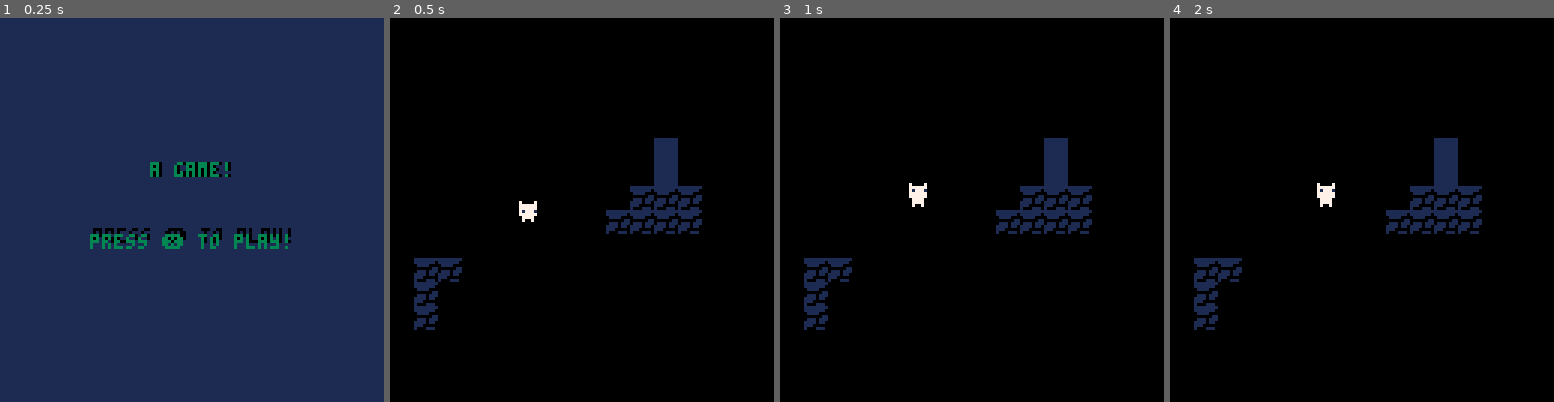
Above: before the commit, frames 1-4 (left to right).
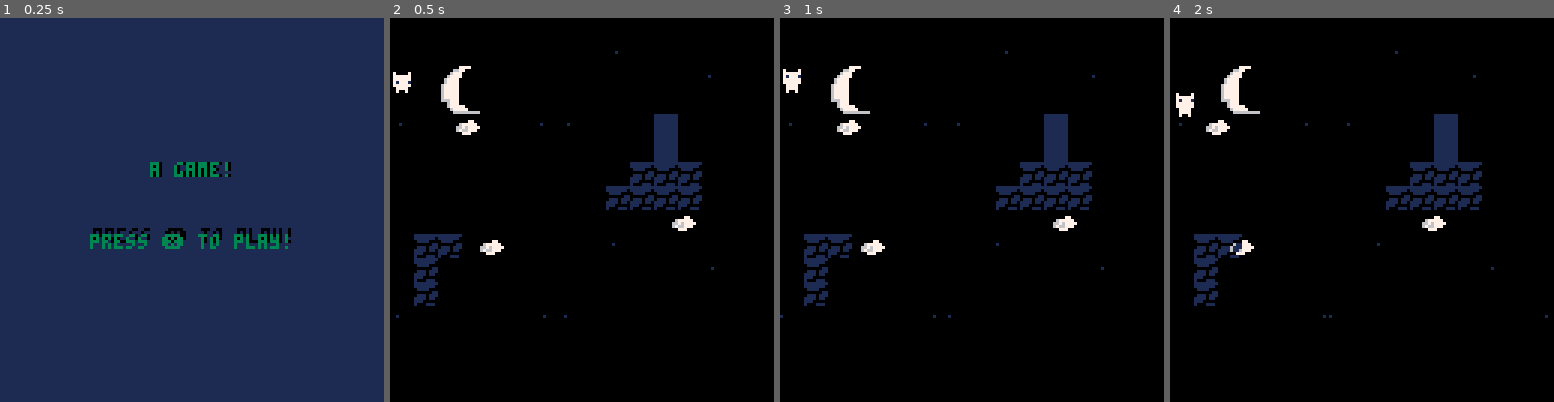
Above: after the commit, the same moments.

Repository: aadhyap/GBJam14
Game: PICO-8 cartridge platformer-game.p8
The game is run twice, just before and just after one commit, with the same random seed, the same clock (stepped at 60 frames per second) and the same inputs.
Inputs:
- Up to frame 1 (0.25 s): no input
- Up to frame 2 (0.5 s): tap X (X key) at 0.33 s
- Up to frame 3 (1 s): tap O (Z key) at 0.7 s
- Up to frame 4 (2 s): tap X (X key) at 1.07, 1.85 s; hold Right from 1.6 s (still down); tap O (Z key) at 1.7 s

Frame 1 is identical in both runs. In frame 2, 4.6% of the frame differs, in the area x 0-85%, y 8-82%; in frame 3, 4.7%; in frame 4, 4.6%.

Commit message:
parallaxing and start of working on resetting player if off screen

Diff:
--- a/platformer-game.p8
+++ b/platformer-game.p8
@@ -3,14 +3,12 @@
 __lua__
 --init file
 function _init()
---	intro()
+--intro()
 	state = "menu"
-	--intro()
 
 end
 
 function _update()
-
 	if state == "menu" then
 		menu_update()
 	end
@@ -41,86 +38,104 @@
 end
 
 function menu_draw()
---clear screen with blue
-cls(1)
-
---title + shadow
-print("a game!", 51, 48, 0)
-print("a game!", 50, 48, 3)
-
-
---instructions + shadow
-print("press ❎ to play!", 31,
-70,0)
-print("press ❎ to play!", 30,
-72,3)
+	--clear screen with blue
+	cls(1)
+	--title + shadow
+	print("a game!", 51, 48, 0)
+	print("a game!", 50, 48, 3)
+
+	--instructions + shadow
+	print("press ❎ to play!", 31,
+	70,0)
+	print("press ❎ to play!", 30,
+	72,3)
 
 end
 -->8
 -- main functions
 
 function game_init()
-	--import_lvl_data(lvl_strs[1])
-
-
 --location of levels on map
 	levels = {
-	{0,0,"x1"},
-	{21,0,"x2"}
+	{0,17,"x1"},
+	{18,17,"x2"}
 	}
 
 --level struct
 	level = {
 		x = 0,
-		y = 0,
+		y = 17,
 		name = "x1"
 	}
 
 --level number
 	levelnum = 1
-	init_player(42,60)
+	init_player(0,17)
 	map_x = 0
-	map_y = 0
-
+	map_y = 17
+
+--light vs dark
 	light_tile = 81
 	dark_tile = 65
 	none = 68
 	light = true
-
+	init_parallax()
 end
 
 function game_update()
 
-		update_player()
-
-		if btnp(❎) then
-		-- switch
-			if light then
-				set_all1(light_tile,dark_tile)
-				light = false
-			else
-				set_all1(dark_tile,light_tile)
-				light = true
-			end
-		end
-
---camer update-------------
-		cx = ((p.x-64)+(cx*9)) /10
-		if (cx < 0 ) cx = 0
+	update_player()
+	update_parallax()
+	if btnp(❎) then
+	-- switch
+		if light then
+			set_all1(light_tile,dark_tile)
+			light = false
+		else
+			set_all1(dark_tile,light_tile)
+			light = true
+		end
+	end
+
+--camera update-------------
+	cx = ((p.x-64)+(cx*9)) /10
+	if (cx < 0 ) cx = 0
 
 --completed level----------
-		if level_finished(p.x+7,p.y) then
-			next_level()
-		end
+	if level_finished(p.x+7,p.y) then
+		sfx(6)
+		next_level()
+	end
+
+--if player off screen
+--reset player
+
+	if p.x > level.x + 16 or
+	p.x < level.x or
+	p.y > level.y + 16 or
+	p.y < level.y -3 then
+
+	p.x = level.x
+	p.y = level.y
+	--draw_player()
+
+
+	end
+
+
 end
 
 
 function game_draw()
 	cls()
+ rectfill(0,0,128,128,0)
+ map(0,0,0,-64,16,16)
+ map(0,0,0,64,16,16)
+ draw_parallax()
+
 	camera(cx,cy)
 	map(map_x,map_y)
 	draw_player()
-
 
 	if mode=="levelover" then
 -- draw_levelover() - dont need
@@ -297,38 +310,23 @@
 function next_level()
 
 	levelnum +=1
-
-
-
 	if levelnum > 2 then
-
 	-- endgame
-
 	else
 --update to next level------
 		sfx(6)
-
-		--import_lvl_data(lvl_strs[levelnum])
+		level.x = levels[levelnum][1]
+		level.y = levels[levelnum][2]
+		level.name = levels[levelnum][3]
+
 		p.x = level.x
 		p.y = level.y
-
+		map_x = level.x
+		map_y = level.y
 	end
 end
 
 --collision checks----------
-function coldark(x,y)
-		for i = 1, count(dark)-1 do
-			darkblock = dark[i]
-	 	if dark[i][1] == x then
-	 			if dark[i][2] == y then
-	 				sfx(6)
-	 				return true
-	 			end
-	 		end
-		end
-		return false
-end
-
 function col(x,y)
 		return fget(
 			mget(map_x + x/8, map_y + y/8),0
@@ -337,24 +335,24 @@
 
 --level finished flag check---
 function level_finished(x,y)
+
 	return fget(
-		mget(x/8, y/8),1
+		mget(map_x + x/8, map_y + y/8),2
 	)
 end
 
 function set_all1(old,new)
-    for y = 0,15 do
-        for x = 0,15 do
-            if mget(x,y) == none then
-                mset(x,y,new)
-            end
-
-            if mget(x,y) == old then
-                mset(x,y,none)
-
-            end
-        end
-    end
+	for y = level.y,level.y +15 do
+  for x = level.x,level.x+15 do
+   if mget(x,y) == none then
+      mset(x,y,new)
+   end
+
+   if mget(x,y) == old then
+      mset(x,y,none)
+   end
+  end
+	end
 end
 
 
@@ -394,72 +392,76 @@
 
 end
 -->8
-…(66 lines of a section not shown)…
+--parallax
+function init_parallax()
+ --tables to hold map pieces
+ map_bg={} --bg layer 1
+ map_mg={} --mg layer 2
+ map_fg={} --fg layer 3
+ for i=0,1 do
+   spawn_map(i*128,0,1)
+   spawn_map(i*128,0,2)
+   spawn_map(i*128,0,3)
+ end
+end
+function update_parallax()
+ foreach(map_bg,update_map)
+ foreach(map_mg,update_map)
+ foreach(map_fg,update_map)
+end
+
+function draw_parallax()
+ foreach(map_bg,draw_map)
+ foreach(map_mg,draw_map)
+ foreach(map_fg,draw_map)
+end
+
+function update_map(m)
+ m.x-=m.l/9 --move map to left
+ --if map off edge of screen
+ if m.x<-128 then
+  if m.l==1 then
+      del(map_bg,m) --delete map
+  end
+  if m.l==2 then
+      del(map_mg,m) --delete map
+  end
+  if m.l==3 then
+      del(map_fg,m)
+  end
+  --add new map to right
+  spawn_map(16*8,0,m.l)
+ end
+end
+
+function spawn_map(x,y,l)
+ local m={}
+ m.x=x
+ m.y=y
+ m.l=l
+ --add map bit to correct layer
+ if l==1 then
+     add(map_bg,m)
+ end
+ if l==2 then
+     add(map_mg,m)
+ end
+ if l==3 then
+     add(map_fg,m)
+ end
+end
+
+function draw_map(m)
+ if m.l==1 then
+     map(0,0,m.x,m.y,16,16)
+ end
+ if m.l==2 then
+     map(16,0,m.x,m.y,16,16)
+ end
+ if m.l==3 then
+     map(32,0,m.x,m.y,16,16)
+ end
+end
 
 
 
@@ -517,36 +519,48 @@
 
 
 __gff__
-0000000000000000000000000000000000000000000000000000000000000000000000000000000000000000000000000000000000000000000000000000000000010205050000000000000000000000000300000000000000000000000000000000000000000000000000000000000000000000000000000000000000000000
+0000000000000000000000000000000000000000000000000000000000000000000000000000000000000000000000000000000000000000000000000000000000010401050000000000000000000000000300000000000000000000000000000000000000000000000000000000000000000000000000000000000000000000
 0000000000000000000000000000000000000000000000000000000000000000000000000000000000000000000000000000000000000000000000000000000000000000000000000000000000000000000000000000000000000000000000000000000000000000000000000000000000000000000000000000000000000000
 __map__
-0000000000000000000000000000000043000000000000000000000000000000000000000000000000000000000000000000000000000000000000000000000000000000000000000000000000000000000000000000000000000000000000000000000000000000000000000000000000000000000000000000000000000000
-0000000000000000000000000000000043000000000000000000000000000000000000000000000000000000000000000000000000000000000000000000000000000000000000000000000000000000000000000000000000000000000000000000000000000000000000000000000000000000000000000000000000000000
-0000000000000000000000000000000043000000000000000000000000000000000000000000000000000000000000000000000000000000000000000000000000000000000000000000000000000000000000000000000000000000000000000000000000000000000000000000000000000000000000000000000000000000
-0000000000000000000000000000000043000000000000000000000000000000000000000000000000000000000000000000000000000000000000000000000000000000000000000000000000000000000000000000000000000000000000000000000000000000000000000000000000000000000000000000000000000000
-0000000000000000000000000000000043000000000000000000000000000000000000000000000000000000000000000000000000000000000000000000000000000000000000000000000000000000000000000000000000000000000000000000000000000000000000000000000000000000000000000000000000000000
-0000000000000000000000420000000043000000000000000000000000000000000000000000000000000000000000000000000000000000000000000000000000000000000000000000000000000000000000000000000000000000000000000000000000000000000000000000000000000000000000000000000000000000
-0000000000000000000000420000000043000000000000000000000000000000000000000000000000000000000000000000000000000000000000000000000000000000000000000000000000000000000000000000000000000000000000000000000000000000000000000000000000000000000000000000000000000000
-0000000000000000000041414100000043000000000000000000000000000000000000000000000000000000000000000000000000000000000000000000000000000000000000000000000000000000000000000000000000000000000000000000000000000000000000000000000000000000000000000000000000000000
-0000000000000000004141414100000043000000000000000000000000000000000000000000000000000000000000000000000000000000000000000000000000000000000000000000000000000000000000000000000000000000000000000000000000000000000000000000000000000000000000000000000000000000
-0000000000515151000000000000000043000000000000000000000000000000000000000000000000000000000000000000000000000000000000000000000000000000000000000000000000000000000000000000000000000000000000000000000000000000000000000000000000000000000000000000000000000000
-0041410000000000000000000000000043000000000000000000000000000000000000000000000000000000000000000000000000000000000000000000000000000000000000000000000000000000000000000000000000000000000000000000000000000000000000000000000000000000000000000000000000000000
-0041000000000000000000000000000043000000000000000000000000000000000000000000000000000000000000000000000000000000000000000000000000000000000000000000000000000000000000000000000000000000000000000000000000000000000000000000000000000000000000000000000000000000
-0041000000000000000000000000000043000000000000000000000000000000000000000000000000000000000000000000000000000000000000000000000000000000000000000000000000000000000000000000000000000000000000000000000000000000000000000000000000000000000000000000000000000000
-0000000000000000000000000000000043000000000000000000000000000000000000000000000000000000000000000000000000000000000000000000000000000000000000000000000000000000000000000000000000000000000000000000000000000000000000000000000000000000000000000000000000000000
-0000000000000000000000000000000043000000000000000000000000000000000000000000000000000000000000000000000000000000000000000000000000000000000000000000000000000000000000000000000000000000000000000000000000000000000000000000000000000000000000000000000000000000
-0000000000000000000000000000000043000000000000000000000000000000000000000000000000000000000000000000000000000000000000000000000000000000000000000000000000000000000000000000000000000000000000000000000000000000000000000000000000000000000000000000000000000000
-4343434343434343434343434343434343000000000000000000000000000000000000000000000000000000000000000000000000000000000000000000000000000000000000000000000000000000000000000000000000000000000000000000000000000000000000000000000000000000000000000000000000000000
-…(13 lines of a section not shown)…
+0000000000000000000000000000000043000000000000000000000000000000004300000000000000000000000000000043000000000000000000000000000000000000000000000000000000000000000000000000000000000000000000000000000000000000000000000000000000000000000000000000000000000000
+0000000000000000000000000000000043000000000000000000000000000000004300000000000000000000000000000043000000000000000000000000000000000000000000000000000000000000000000000000000000000000000000000000000000000000000000000000000000000000000000000000000000000000
+0000000000000000000000000053000043000000000000000000000000000000004300000000000000000000000000000043000000000000000000000000000000000000000000000000000000000000000000000000000000000000000000000000000000000000000000000000000000000000000000000000000000000000
+0000000000000000000000000000000043000000000000000000000000000000004300000000000000000000000000000043000000000000000000000000000000000000000000000000000000000000000000000000000000000000000000000000000000000000000000000000000000000000000000000000000000000000
+0000000000005300000000000000000043000052000000000000000000000000004300000000000000000000000000000043000000000000000000000000000000000000000000000000000000000000000000000000000000000000000000000000000000000000000000000000000000000000000000000000000000000000
+0000000000000000000000000000000043000000000000000000000000000000004300000000000000000000000000000043000000000000000000000000000000000000000000000000000000000000000000000000000000000000000000000000000000000000000000000000000000000000000000000000000000000000
+0000000000000000000000000000000043000000000000000000000000000000004300000000000000000000000000000043000000000000000000000000000000000000000000000000000000000000000000000000000000000000000000000000000000000000000000000000000000000000000000000000000000000000
+0000000000000000000000000000000043000000000000000000000000000000004300000000000000000000000000000043000000000000000000000000000000000000000000000000000000000000000000000000000000000000000000000000000000000000000000000000000000000000000000000000000000000000
+0000000000000000000000000000000043000000000000000000000052000000004300000000000000000000000000000043000000000000000000000000000000000000000000000000000000000000000000000000000000000000000000000000000000000000000000000000000000000000000000000000000000000000
+0000000000000000005300000000000043000000520000000000000000000000004300000000000000000000000000000043000000000000000000000000000000000000000000000000000000000000000000000000000000000000000000000000000000000000000000000000000000000000000000000000000000000000
+0000000000000000000000000000000043000000000000000000000000000000004300000000000000000000000000000043000000000000000000000000000000000000000000000000000000000000000000000000000000000000000000000000000000000000000000000000000000000000000000000000000000000000
+0000000000000000000000000000000043000000000000000000000000000000004300000000000000000000000000000043000000000000000000000000000000000000000000000000000000000000000000000000000000000000000000000000000000000000000000000000000000000000000000000000000000000000
+5300000000000053000000000000000043000000000000000000000000000000004300000000000000000000000000000043000000000000000000000000000000000000000000000000000000000000000000000000000000000000000000000000000000000000000000000000000000000000000000000000000000000000
+0000000000000000000000000000000043000000000000000000000000000000004300000000000000000000000000000043000000000000000000000000000000000000000000000000000000000000000000000000000000000000000000000000000000000000000000000000000000000000000000000000000000000000
+0000000000000000000000000000000043000000000000000000000000000000004300000000000000000000000000000043000000000000000000000000000000000000000000000000000000000000000000000000000000000000000000000000000000000000000000000000000000000000000000000000000000000000
+0000000000000000000000000000000043000000000000000000000000000000004300000000000000000000000000000043000000000000000000000000000000000000000000000000000000000000000000000000000000000000000000000000000000000000000000000000000000000000000000000000000000000000
+4343434343434343434343434343434343434343434343434343434343434343434343434343434343434343434343434343000000000000000000000000000000000000000000000000000000000000000000000000000000000000000000000000000000000000000000000000000000000000000000000000000000000000
+0000000000000000000000000000000000000000000000000000000000000000000000000000000000000000000000000000000000000000000000000000000000000000000000000000000000000000000000000000000000000000000000000000000000000000000000000000000000000000000000000000000000000000
+0000000000000000000000000000000000000000000000000000000000000000000000000000000000000000000000000000000000000000000000000000000000000000000000000000000000000000000000000000000000000000000000000000000000000000000000000000000000000000000000000000000000000000
+0000282900000000000000000000000000000000000000000000000000000000000000000000000000000000000000000000000000000000000000000000000000000000000000000000000000000000000000000000000000000000000000000000000000000000000000000000000000000000000000000000000000000000
+0000383900000000000000000000000000000000000000000000000000000000000000000000000000000000000000000000000000000000000000000000000000000000000000000000000000000000000000000000000000000000000000000000000000000000000000000000000000000000000000000000000000000000
+0000000000000000000000420000000000000000000000000000000000000000000000000000000000000000000000000000000000000000000000000000000000000000000000000000000000000000000000000000000000000000000000000000000000000000000000000000000000000000000000000000000000000000
+0000000000000000000000420000000000000000000000000000000000000000000000000000000000000000000000000000000000000000000000000000000000000000000000000000000000000000000000000000000000000000000000000000000000000000000000000000000000000000000000000000000000000000
+0000000000000000000041414100000000000000000000000000000000000000000000000000000000000000000000000000000000000000000000000000000000000000000000000000000000000000000000000000000000000000000000000000000000000000000000000000000000000000000000000000000000000000
+0000000000000000004141414100000000000000000000000000000000000000000000000000000000000000000000000000000000000000000000000000000000000000000000000000000000000000000000000000000000000000000000000000000000000000000000000000000000000000000000000000000000000000
+0000000000515151000000000000000000000000000000000000000000000000000000000000000000000000000000000000000000000000000000000000000000000000000000000000000000000000000000000000000000000000000000000000000000000000000000000000000000000000000000000000000000000000
+0041410000000000000000000000000000000000000000000000000000000000000000000000000000000000000000000000000000000000000000000000000000000000000000000000000000000000000000000000000000000000000000000000000000000000000000000000000000000000000000000000000000000000
+0041000000000000000000000000000000000000000000000000000000000000000000000000000000000000000000000000000000000000000000000000000000000000000000000000000000000000000000000000000000000000000000000000000000000000000000000000000000000000000000000000000000000000
+0041000000000000000000000000000000000000000000000000000000000000000000000000000000000000000000000000000000000000000000000000000000000000000000000000000000000000000000000000000000000000000000000000000000000000000000000000000000000000000000000000000000000000
+…(13 lines of a section not shown)…
Not shown, changed: 102 lines of the sprite sheet (__gfx__) section of platformer-game.p8
Not shown, removed: tmaplvl0.txt
